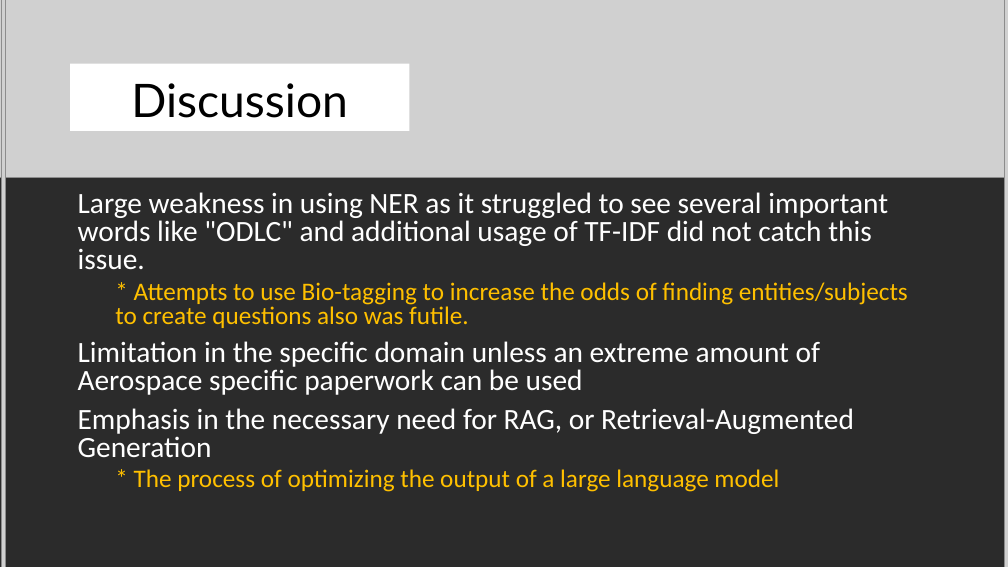
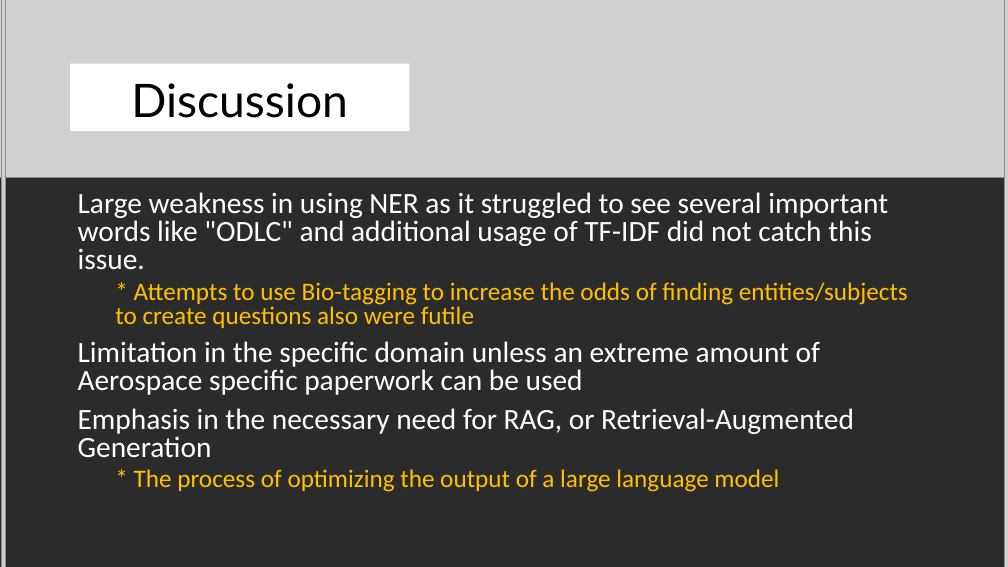
Before and after one commit to LoloMarty/2024-, a slide deck: slide 21 of CS4210/finalPresentation.pptx (slide 48 before the commit). Drawn at 1008x567 pixels with LibreOffice and Linux fonts; fonts in the diff are those of the drawing; grey boxes stand for pictures; background and template pictures are left out; a plain dark background stands for a picture behind light text. Boxes give left, top, right and bottom in pixels: in the first picture for what was removed or moved away, otherwise in the second. Text is boxed around its words. In the diff, an @@ line names an element or a change of style, - is before the commit and + after.

Commit message:
Presentation Updated

```diff
--- a/CS4210/finalPresentation.pptx
+++ b/CS4210/finalPresentation.pptx
@@ text at bbox=[115, 282, 908, 328]: text changed @@
-  * Attempts to use Bio-tagging to increase the odds of finding entities/subjects to create questions also was futile.
+  * Attempts to use Bio-tagging to increase the odds of finding entities/subjects to create questions also were futile
```
Also in this commit, not shown: 3 other slides changed, 27 slides removed.
